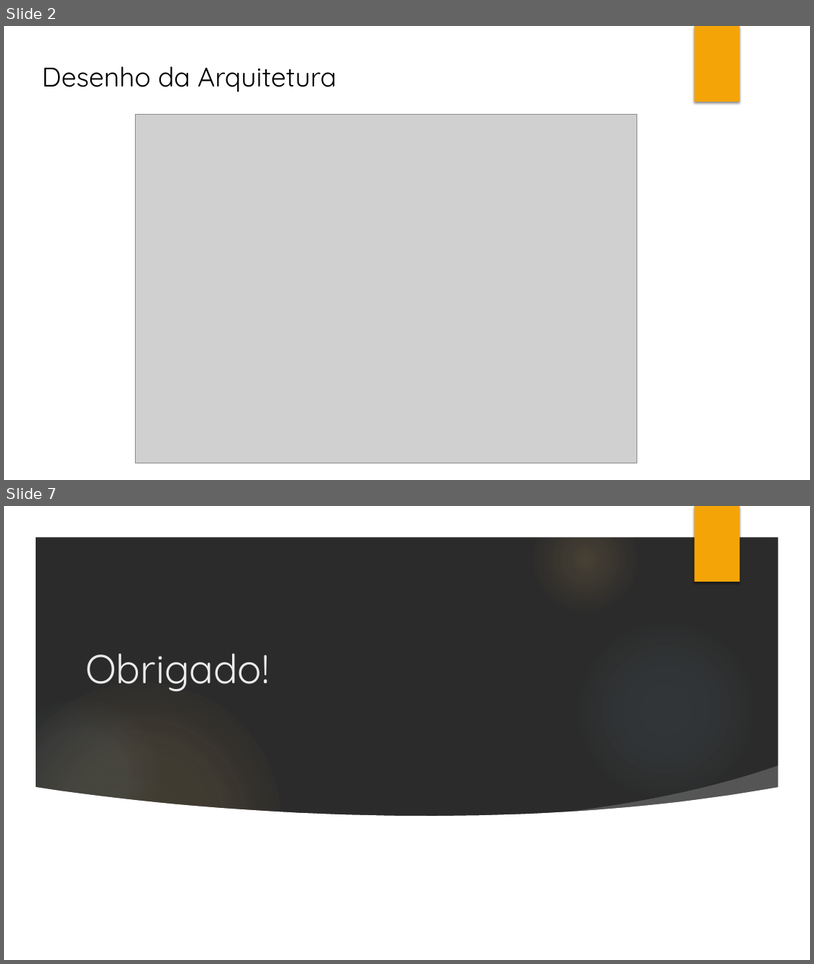
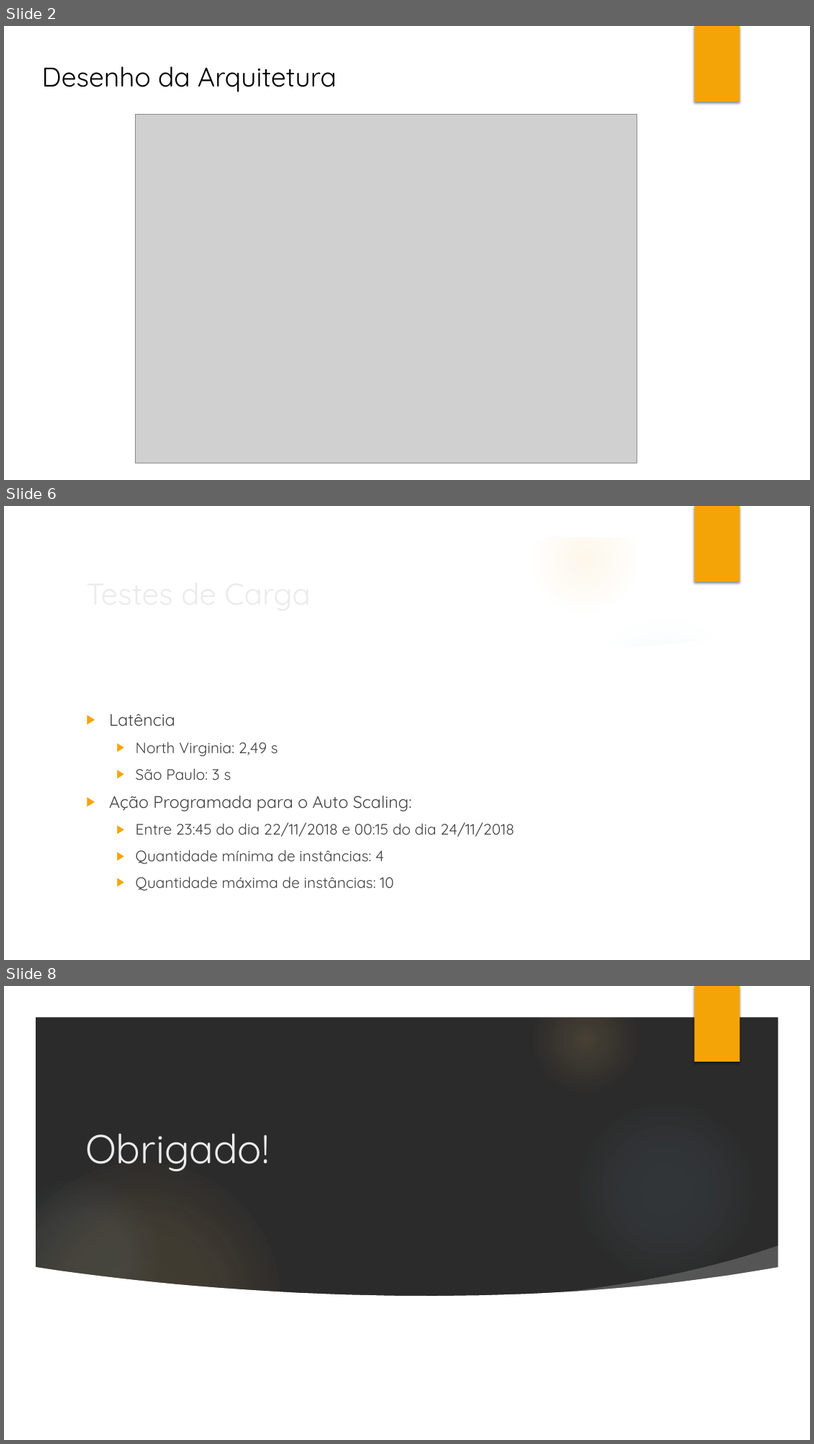
Before and after one commit to JoaoTrevisanMartins/challenge, a slide deck: Segunda Entrega/apresentacao_2a_entrega.pptx. Shown one above the other, each under a label of ours: slides 2 and 7 before the commit, slides 2, 6 and 8 after it; the slides between them are not shown. The pictures are 814x964 and 814x1444 pixels, drawn with LibreOffice and Linux fonts; fonts in the diff are those of the drawing; grey boxes stand for pictures; background and template pictures are left out; a plain dark background stands for a picture behind light text. Boxes give left, top, right and bottom in pixels: in the first picture for what was removed or moved away, otherwise in the second. Text is boxed around its words. In the diff, an @@ line names an element or a change of style, - is before the commit and + after.

```diff
--- a/Segunda Entrega/apresentacao_2a_entrega.pptx
+++ b/Segunda Entrega/apresentacao_2a_entrega.pptx
@@ slide 6 added at box(4, 506, 810, 960), background picture (left out); not listed: 8 template elements that a slide beside it also shows @@
@@ title added at box(80, 569, 660, 618), 36 pt, text #EBEBEB @@
+Testes de Carga
@@ freeform shape added at box(565, 607, 785, 672), fill #FFFFFF at 20% opacity @@
@@ freeform shape added at box(34, 629, 780, 929), fill #FFFFFF @@
@@ text added at box(109, 713, 514, 890), 18 pt, text #404040 @@
+▶ Latência
+  ▶ North Virginia: 2,49 s
+  ▶ São Paulo: 3 s
+▶ Ação Programada para o Auto Scaling:
+  ▶ Entre 23:45 do dia 22/11/2018 e 00:15 do dia 24/11/2018
+  ▶ Quantidade mínima de instâncias: 4
+  ▶ Quantidade máxima de instâncias: 10
@@ what was slide 7 is now slide 8 @@
```
Also in this commit, not shown: 2 slides changed, 2 other slides added, 2 slides removed.
